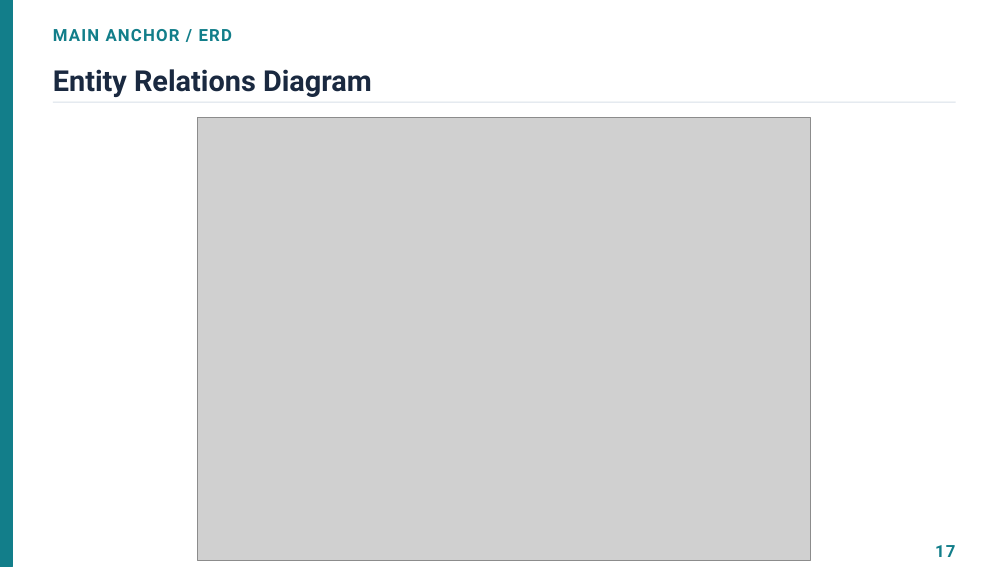
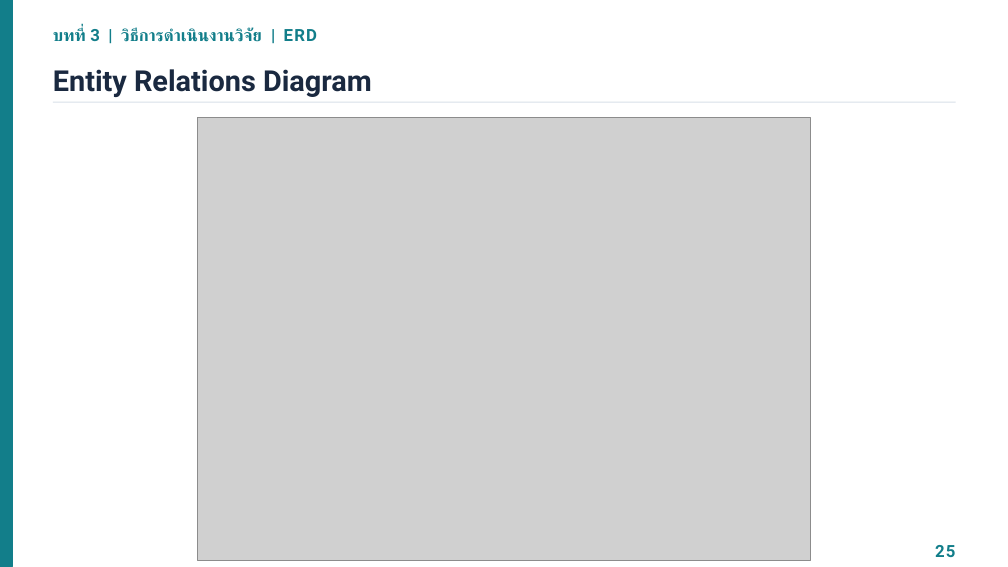
Before and after one commit to Jesadaphoukrongthong/Hybrid-Network-Monitoring-and-Policy-Orchestration-Framework, a slide deck: slide 27 of docs/paper/Hybrid_Framework_Presentation.pptx (slide 19 before the commit). Drawn at 1008x567 pixels with LibreOffice and Linux fonts; fonts in the diff are those of the drawing; grey boxes stand for pictures. Boxes give left, top, right and bottom in pixels: in the first picture for what was removed or moved away, otherwise in the second. Text is boxed around its words. In the diff, an @@ line names an element or a change of style, - is before the commit and + after.

```diff
--- a/docs/paper/Hybrid_Framework_Presentation.pptx
+++ b/docs/paper/Hybrid_Framework_Presentation.pptx
@@ text at [53, 28, 317, 42]: text changed @@
-MAIN ANCHOR / ERD
+บทที่ 3 | วิธีการดำเนินงานวิจัย | ERD
@@ text at [935, 545, 955, 557]: text changed @@
-17
+25
```
Also in this commit, not shown: 15 other slides changed, 11 slides added, 1 slide removed.
